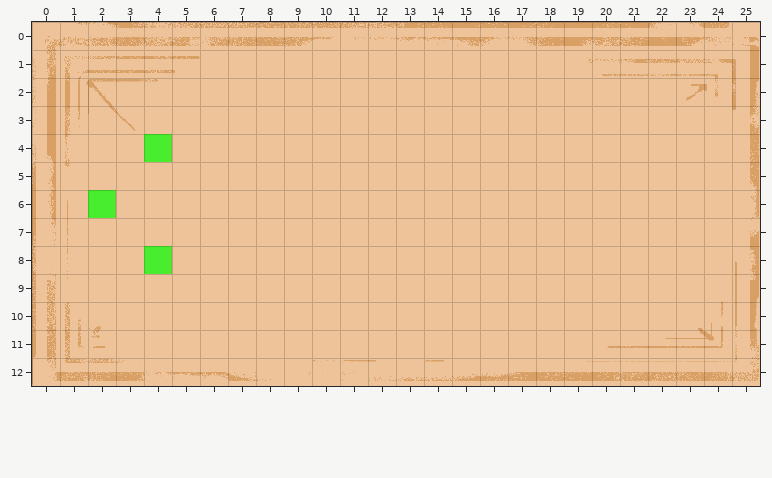
A Tiled map gets an edit: D&D Wrath of Silumgar/Game/maps/world_map.tmx. That is the earlier state.
Cells are 32x32 px. Shown: x 0..25, y 0..12.
After the commit:
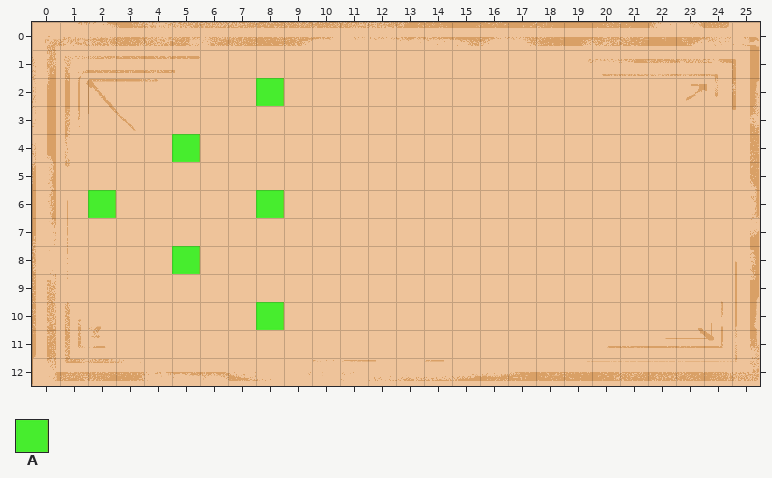
Key: from "RedGreen": A 0.
_ is an empty cell, . an unchanged one.
Tiles of an added or newly shown layer are drawn over the layers below it.
See-through tiles are keyed as they look on the map.
Message: Random for tiers in world map - Have to draw now
The edit:
--- layer "logic" (removed)
@@ x 4..4 @@
- 4 A
+ 4 _
@@ x 4..4 @@
- 8 A
+ 8 _
--- layer "tier_2" (added)
@@ x 5..5 @@
- 4 _
+ 4 A
@@ x 5..5 @@
- 8 _
+ 8 A
--- layer "tier_3" (added)
@@ x 8..8 @@
- 2 _
+ 2 A
@@ x 8..8 @@
- 6 _
+ 6 A
@@ x 8..8 @@
-10 _
+10 A
Where, in picture pixels (left, top, right, bottom), the same in both pictures:
added: (256, 78, 284, 106)
changed: (144, 134, 200, 162)
added: (256, 190, 284, 218)
changed: (144, 246, 200, 274)
added: (256, 302, 284, 330)
